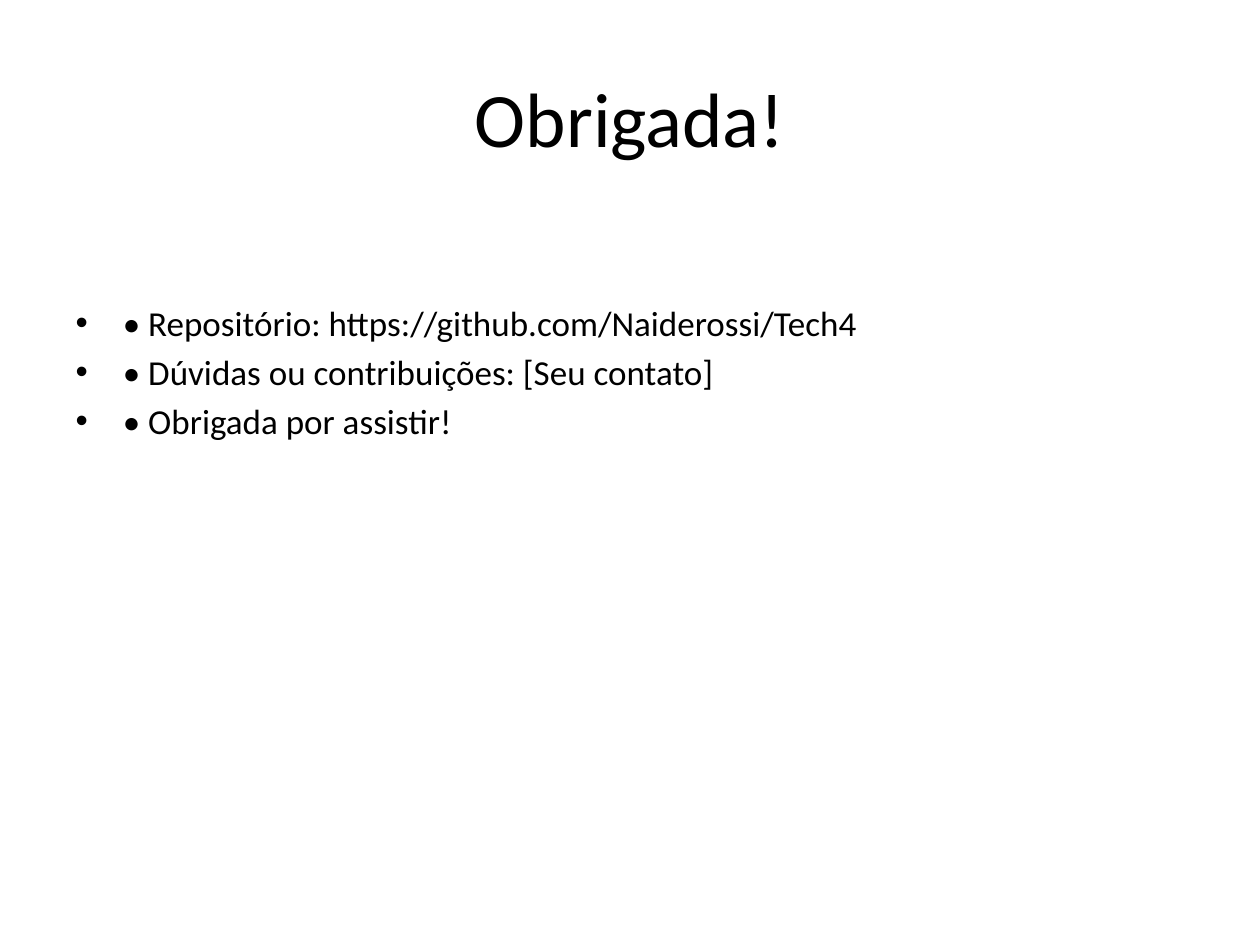
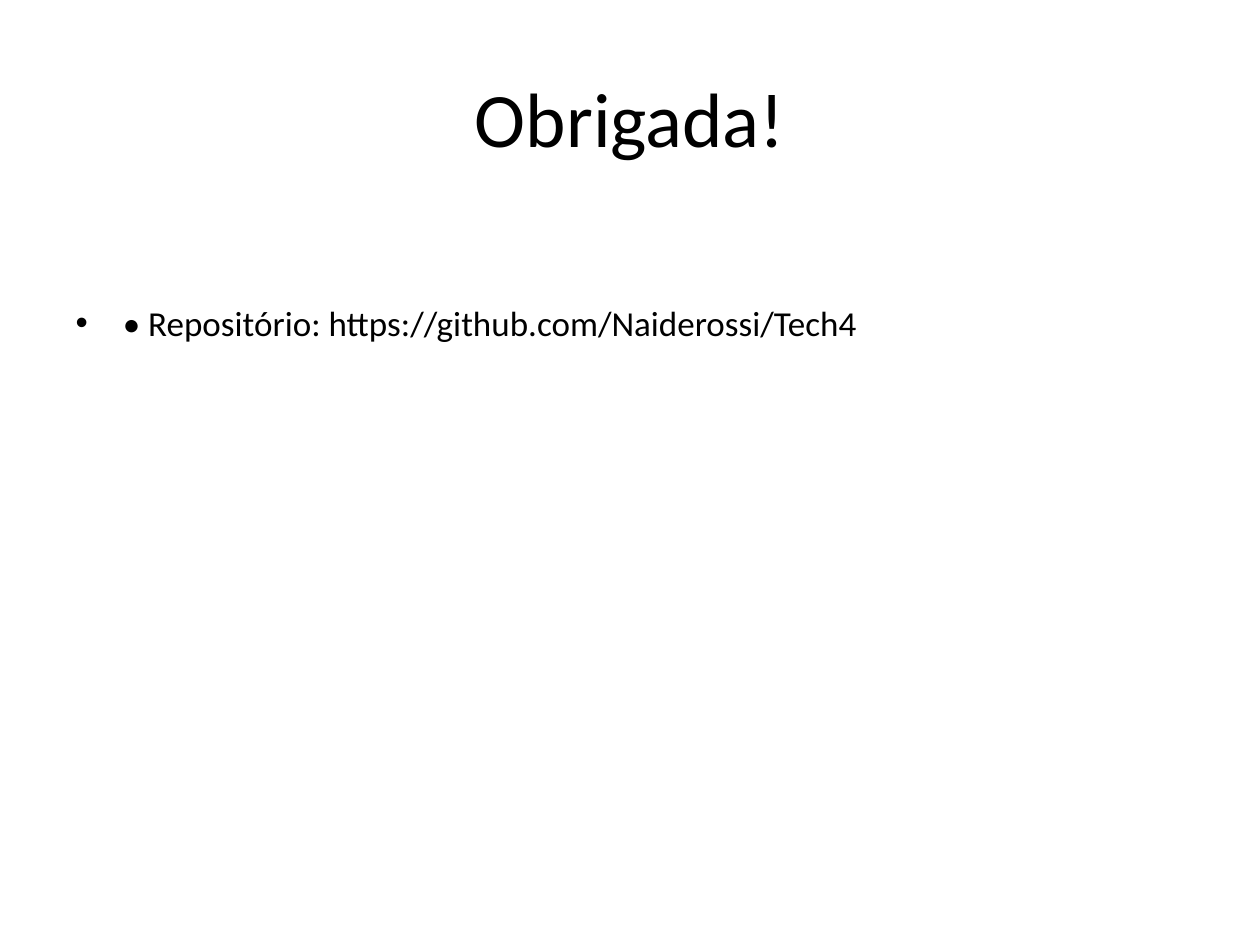
Before and after one commit to Naiderossi/Tech4, a slide deck: slide 27 of Apresentacao_TechChallenge_Obesidade.pptx (slide 8 before the commit). Drawn at 1260x945 pixels with LibreOffice and Linux fonts; fonts in the diff are those of the drawing. Boxes give left, top, right and bottom in pixels: in the first picture for what was removed or moved away, otherwise in the second. Text is boxed around its words. In the diff, an @@ line names an element or a change of style, - is before the commit and + after.

```diff
--- a/Apresentacao_TechChallenge_Obesidade.pptx
+++ b/Apresentacao_TechChallenge_Obesidade.pptx
@@ text at (x1=148, y1=359, x2=714, y2=440): paragraphs removed @@
-• • Dúvidas ou contribuições: [Seu contato]
-• • Obrigada por assistir!
```
Also in this commit, not shown: 4 other slides changed, 19 slides added.
